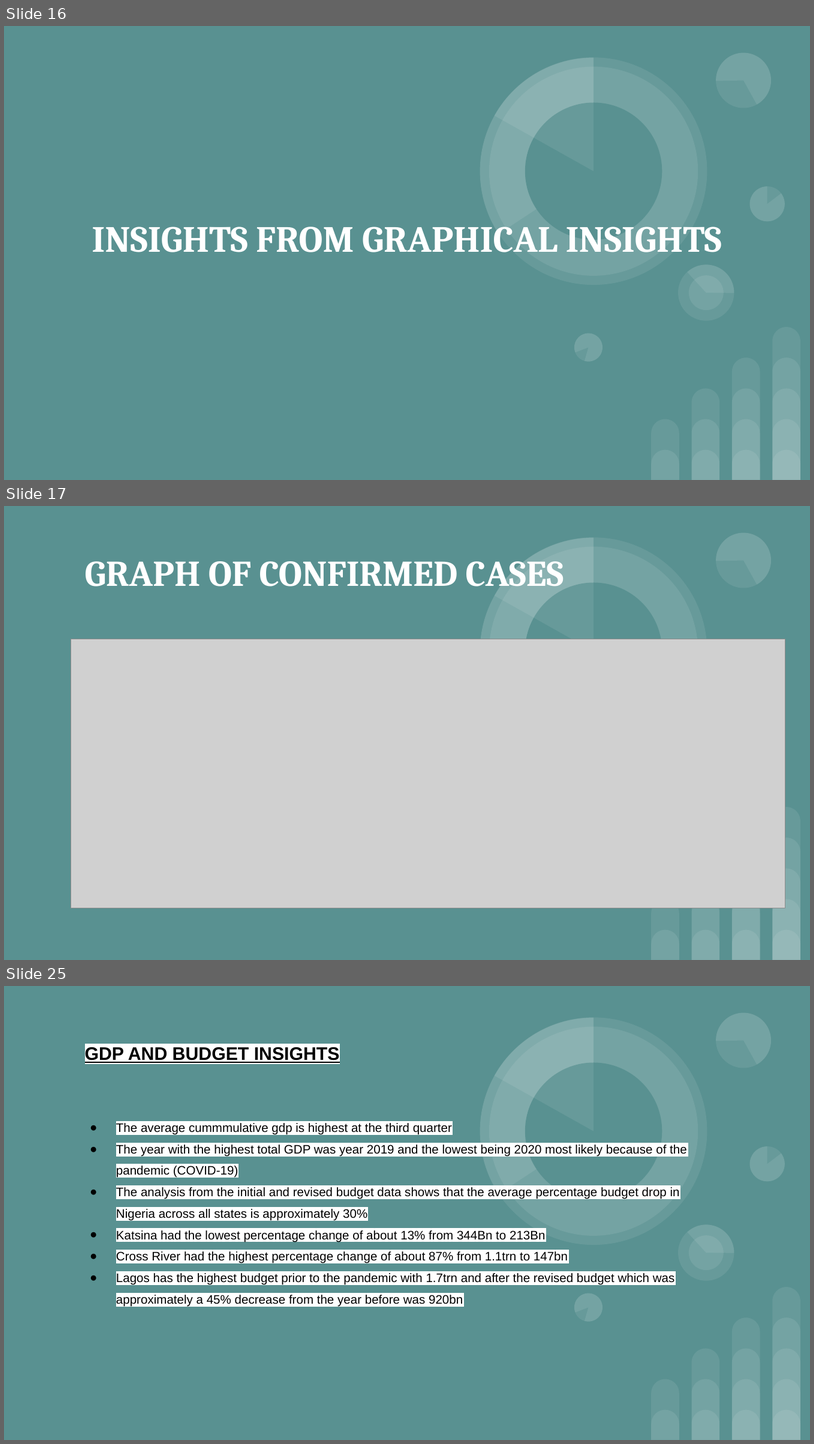
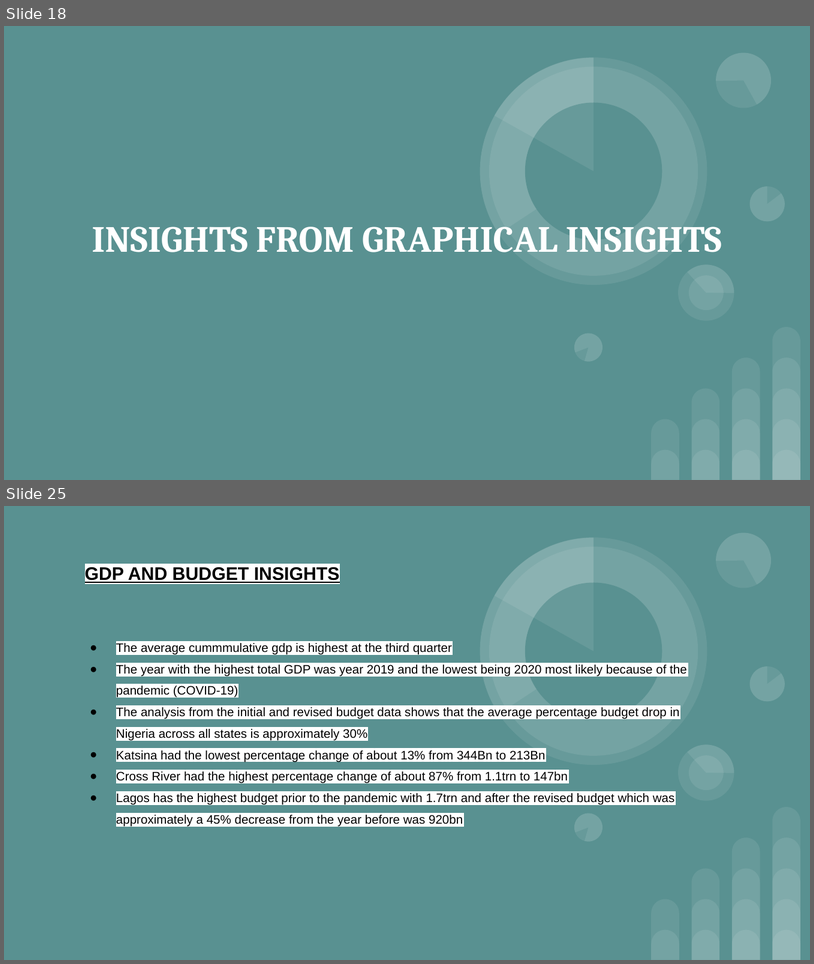
Before and after one commit to Adeleye-Emmanuel/covid19_data_analysis, a slide deck: Covid-19 Executive_Summary.pptx. Shown one above the other, each under a label of ours: slides 16, 17 and 25 before the commit, slides 18 and 25 after it; the slides between them are not shown. The pictures are 814x1444 and 814x964 pixels, drawn with LibreOffice and Linux fonts; fonts in the diff are those of the drawing; grey boxes stand for pictures. Boxes give left, top, right and bottom in pixels: in the first picture for what was removed or moved away, otherwise in the second. Text is boxed around its words. In the diff, an @@ line names an element or a change of style, - is before the commit and + after.

```diff
--- a/Covid-19 Executive_Summary.pptx
+++ b/Covid-19 Executive_Summary.pptx
@@ slide 17 removed at bbox=[4, 506, 810, 960], background #599191; not listed: 23 template elements that a slide beside it also shows @@
@@ title removed at bbox=[85, 552, 564, 594] @@
-GRAPH OF CONFIRMED CASES
@@ picture removed at bbox=[71, 639, 785, 907] @@
@@ what was slide 16 is now slide 18 @@
```
Also in this commit, not shown: 10 slides changed, 6 slides added, 5 other slides removed, 1 other file.
